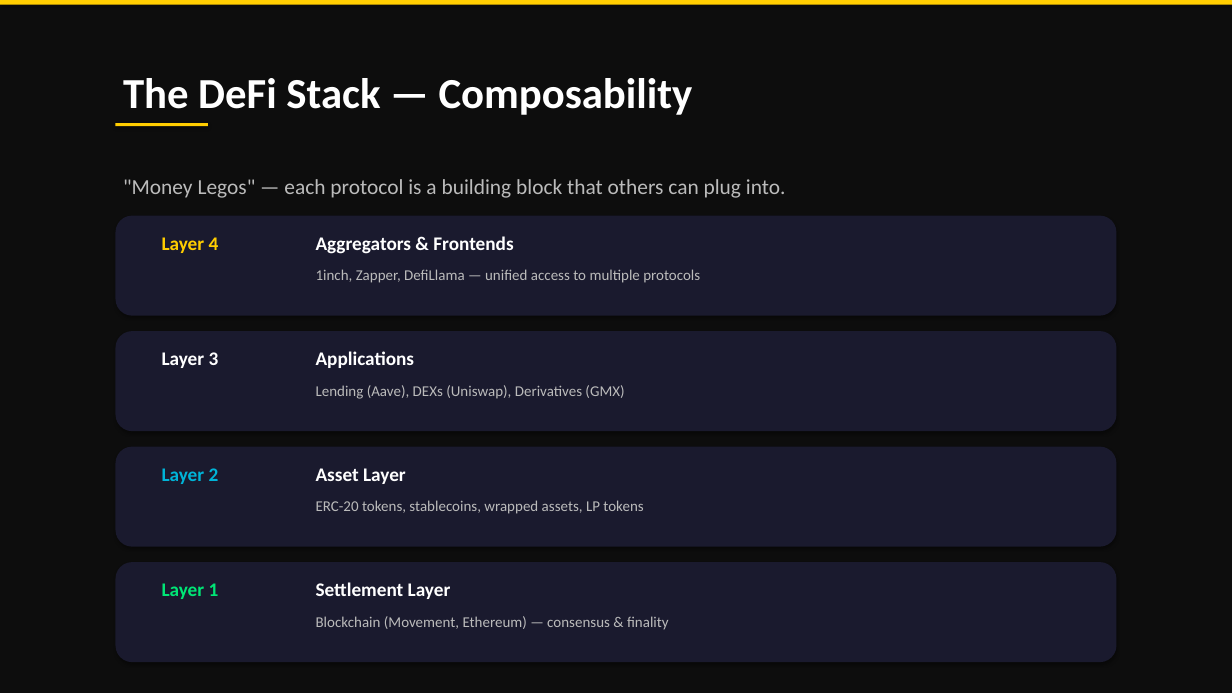
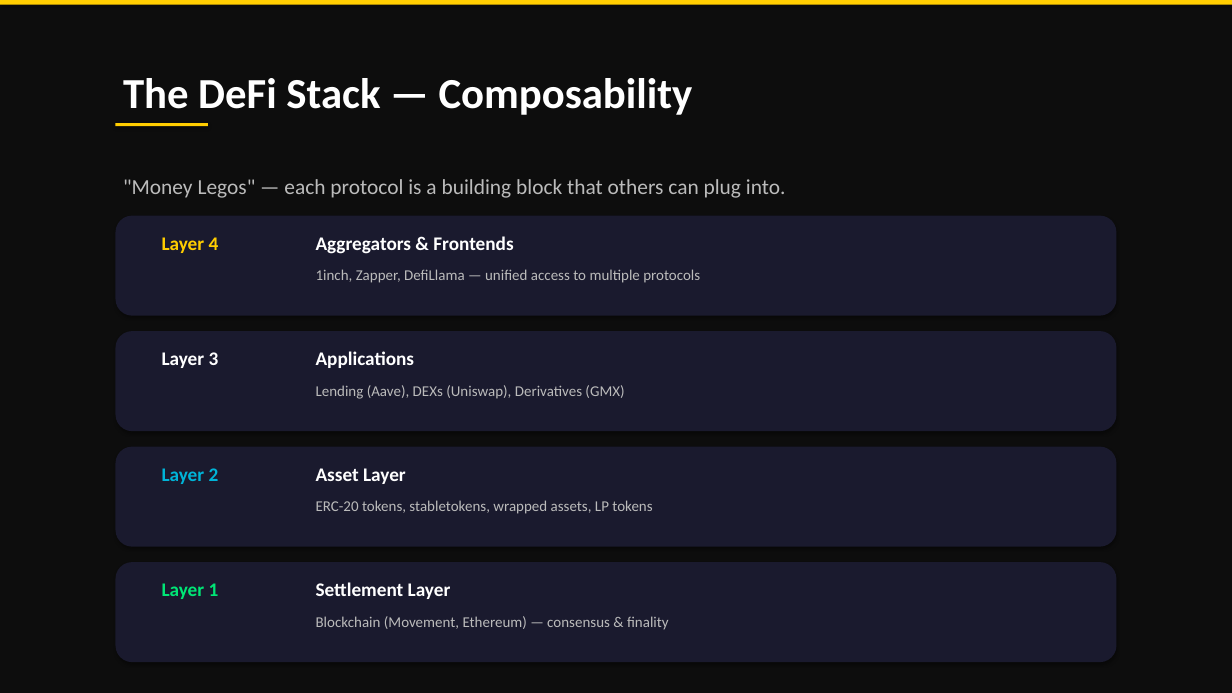
Before and after one commit to ulas96/movement-stabletoken, a slide deck: slide 17 of docs/presentations/SmartContracts_DeFi_Movement.pptx. Drawn at 1232x693 pixels with LibreOffice and Linux fonts; fonts in the diff are those of the drawing. Boxes give left, top, right and bottom in pixels: in the first picture for what was removed or moved away, otherwise in the second. Text is boxed around its words. In the diff, an @@ line names an element or a change of style, - is before the commit and + after.

Commit message:
defi presentation update
stablecoin term updated to stabletoken

```diff
--- a/docs/presentations/SmartContracts_DeFi_Movement.pptx
+++ b/docs/presentations/SmartContracts_DeFi_Movement.pptx
@@ text at box(316, 500, 652, 514): text changed @@
-ERC-20 tokens, stablecoins, wrapped assets, LP tokens
+ERC-20 tokens, stabletokens, wrapped assets, LP tokens
```
Also in this commit, not shown: 5 other slides changed, 2 other files.
